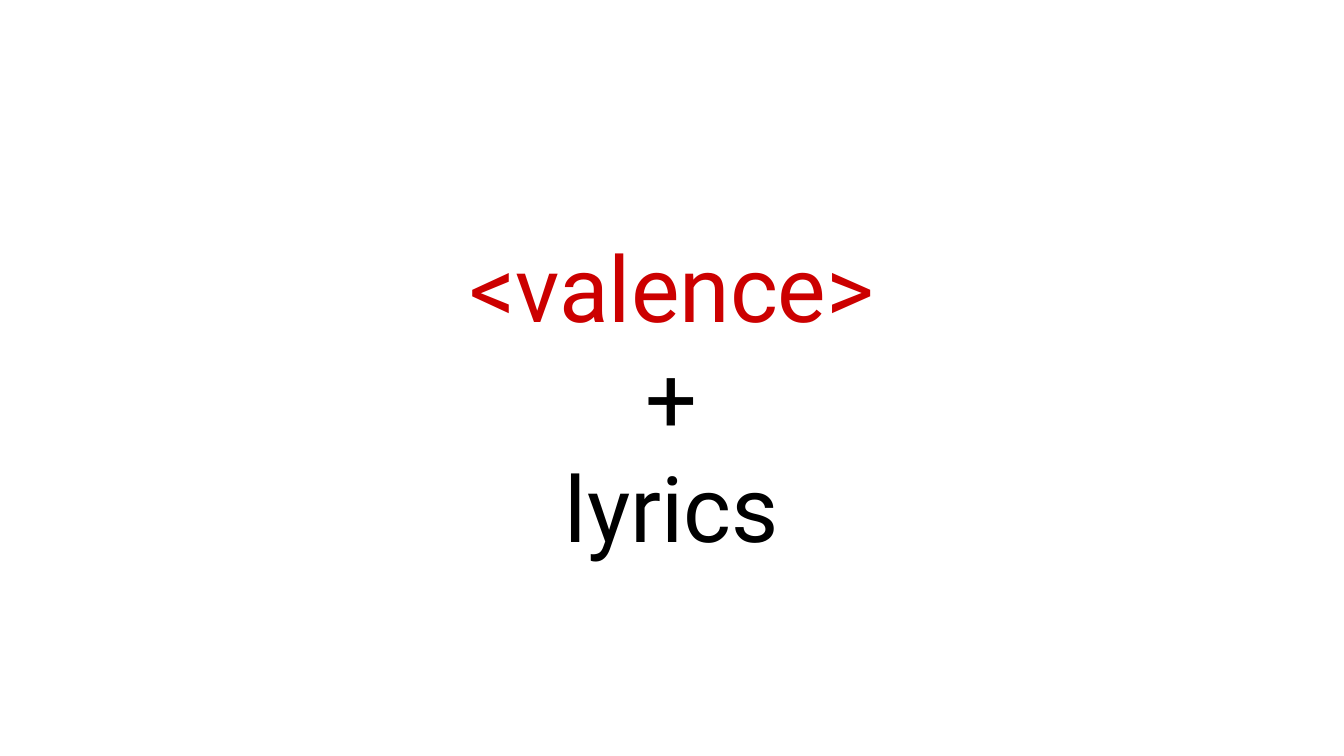
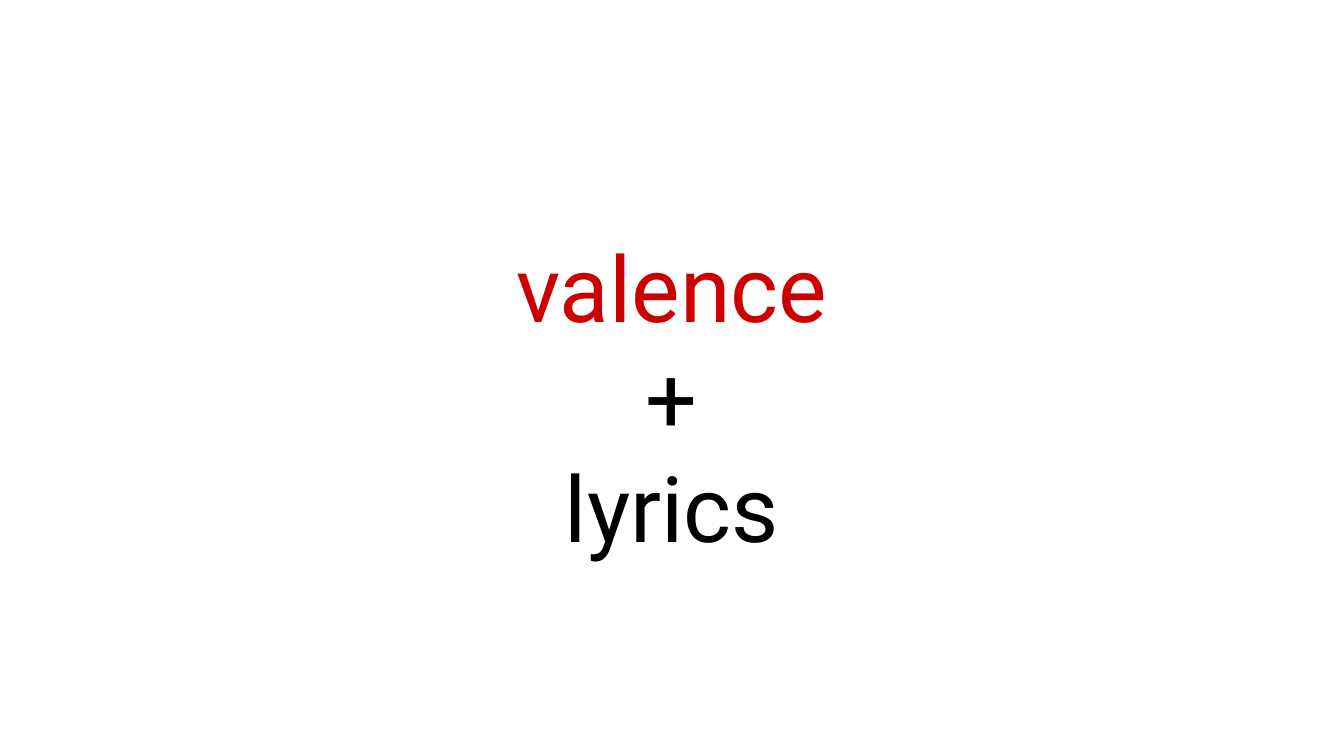
Before and after one commit to KarelZe/SSOS, a slide deck: slide 27 of docs/EnglishSSOS.odp (slide 28 before the commit). Drawn at 1344x756 pixels with LibreOffice and Linux fonts; fonts in the diff are those of the drawing. Boxes give left, top, right and bottom in pixels: in the first picture for what was removed or moved away, otherwise in the second. Text is boxed around its words. In the diff, an @@ line names an element or a change of style, - is before the commit and + after.

```diff
--- a/docs/EnglishSSOS.odp
+++ b/docs/EnglishSSOS.odp
@@ subtitle at box(516, 253, 827, 323): text changed @@
-<valence>
+valence
```
Also in this commit, not shown: 6 other slides changed, 8 slides added, 9 slides removed, 1 other file.
